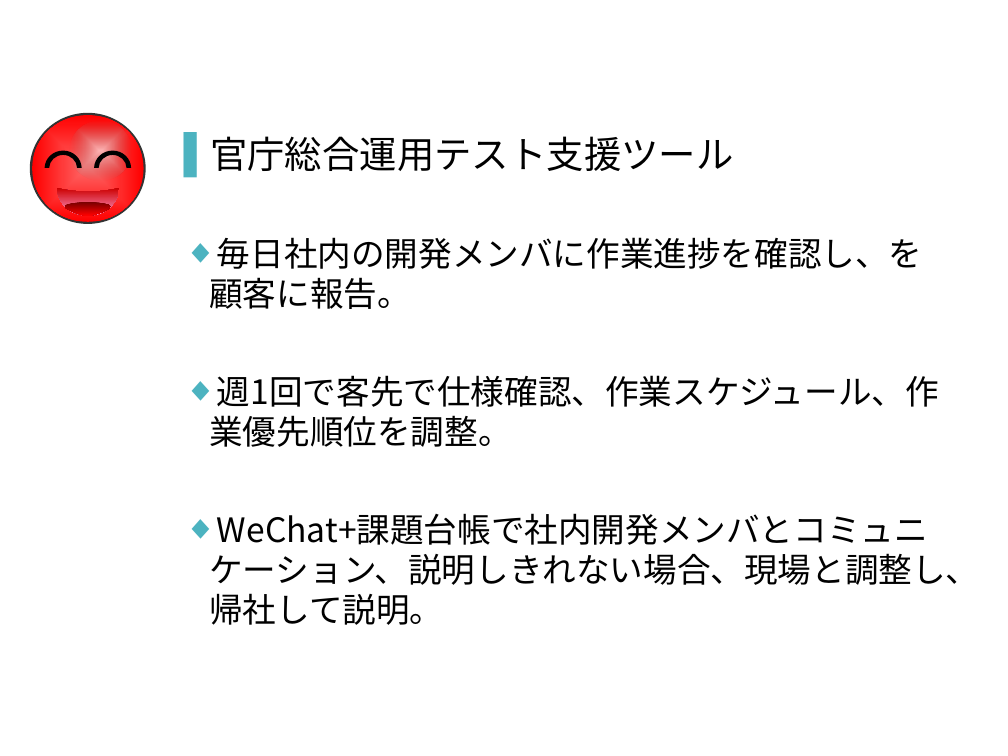
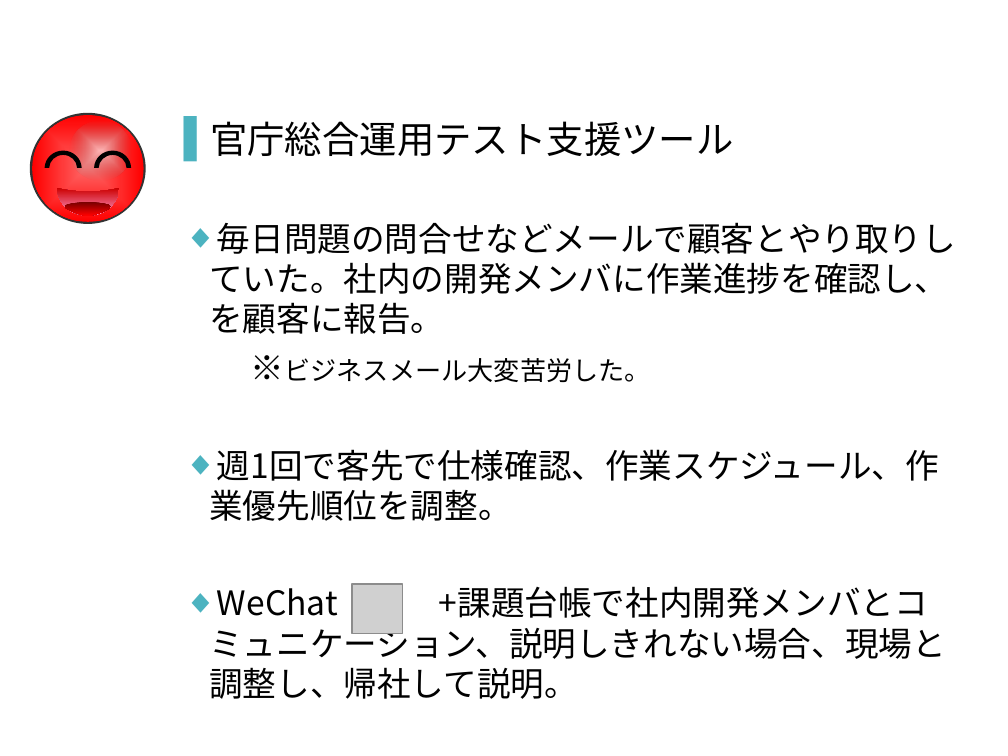
Before and after one commit to milo-bb/test, a slide deck: slide 9 of 昇格プレゼン(徐洋)_new.pptx. Drawn at 1008x756 pixels with LibreOffice and Linux fonts; fonts in the diff are those of the drawing; grey boxes stand for pictures; background and template pictures are left out. Boxes give left, top, right and bottom in pixels: in the first picture for what was removed or moved away, otherwise in the second. Text is boxed around its words. In the diff, an @@ line names an element or a change of style, - is before the commit and + after.

```diff
--- a/昇格プレゼン(徐洋)_new.pptx
+++ b/昇格プレゼン(徐洋)_new.pptx
@@ text "官庁総合運用テスト支援ツール": place and size @@
-text "官庁総合運用テスト支援ツール" at <box>209,136,979,625</box>
+text "官庁総合運用テスト支援ツール" at <box>209,121,956,699</box>
@@ text at <box>209,222,956,382</box>: text changed @@
-◆ 毎日社内の開発メンバに作業進捗を確認し、を顧客に報告。
+◆ 毎日問題の問合せなどメールで顧客とやり取りしていた。社内の開発メンバに作業進捗を確認し、を顧客に報告。
+※ビジネスメール大変苦労した。
@@ text at <box>209,586,946,699</box>: spaces changed @@
-◆ WeChat+課題台帳で社内開発メンバとコミュニケーション、説明しきれない場合、現場と調整し、帰社して説明。
+◆ WeChat +課題台帳で社内開発メンバとコミュニケーション、説明しきれない場合、現場と調整し、帰社して説明。
@@ picture added at <box>352,583,403,633</box> @@
@@ title at <box>209,621,946,659</box>: text changed @@
-進化の自分-現場以外の作業の兼務
+現場以外の作業の兼務
```
Also in this commit, not shown: 10 other slides changed.
